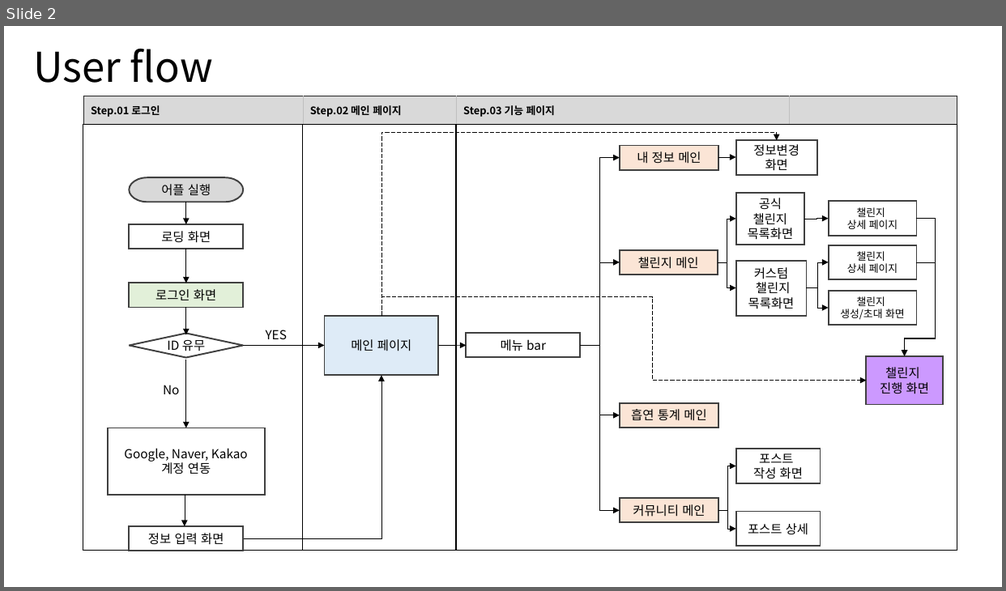
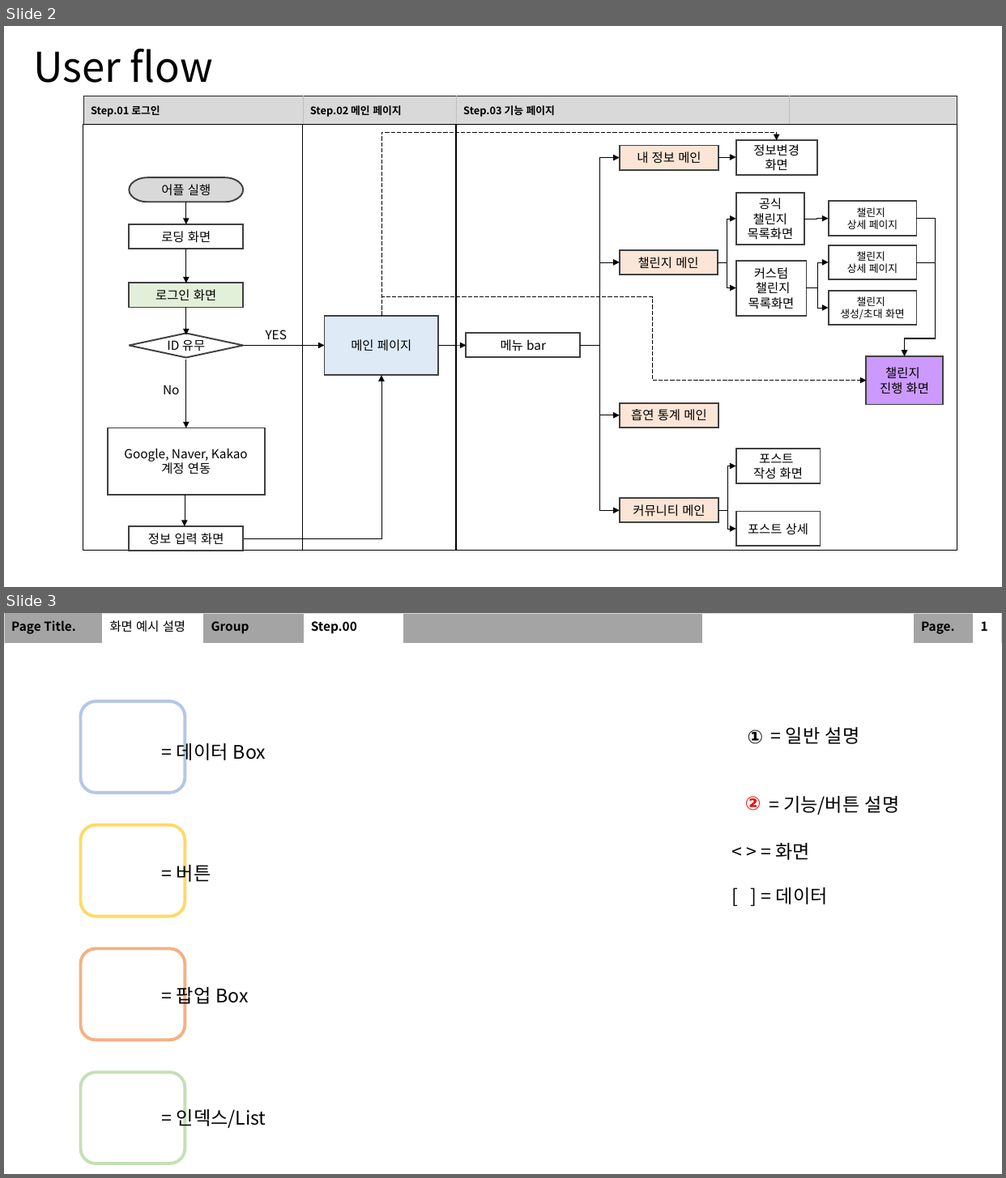
Before and after one commit to SeolMyeongJae/KSA-final-project, a slide deck: 06-최종산출물/UI 및 화면 설계.pptx. Shown one above the other, each under a label of ours: slide 2 before the commit, slides 2 and 3 after it. The pictures are 1006x591 and 1006x1178 pixels, drawn with LibreOffice and Linux fonts; fonts in the diff are those of the drawing. Boxes give left, top, right and bottom in pixels: in the first picture for what was removed or moved away, otherwise in the second. Text is boxed around its words. In the diff, an @@ line names an element or a change of style, - is before the commit and + after.

Commit message:
스토리보드 및 화면설계(1차 완성) Ver 0.1

```diff
--- a/06-최종산출물/UI 및 화면 설계.pptx
+++ b/06-최종산출물/UI 및 화면 설계.pptx
@@ slide 3 added at (4, 613, 1002, 1174), background #FFFFFF @@
@@ table added at (4, 613, 1000, 644), 1 rows, 10 columns @@
+Page Title. | 화면 예시 설명 | Group | Step.00 |  |  |  |  | Page. | 1
@@ rounded rectangle added at (80, 701, 185, 793), outline #B4C7E7 3 pt @@
@@ text added at (748, 730, 764, 744), 18 pt, text #000000, bold @@
+①
@@ text added at (786, 727, 860, 744), 18 pt, text #000000 @@
+= 일반 설명
@@ text added at (177, 739, 266, 763), 18 pt, text #000000 @@
+= 데이터 Box
@@ text added at (745, 796, 761, 811), 18 pt, text #FF0000, bold @@
+②
@@ text added at (783, 796, 900, 815), 18 pt, text #000000 @@
+= 기능/버튼 설명
@@ rounded rectangle added at (80, 825, 185, 916), outline #FFD966 3 pt @@
@@ text added at (776, 843, 828, 905), 18 pt, text #000000 @@
+< > = 화면
+[ ] = 데이터
@@ text added at (177, 862, 211, 885), 18 pt, text #000000 @@
+= 버튼
@@ rounded rectangle added at (80, 949, 185, 1041), outline #F4B183 3 pt @@
@@ text added at (177, 984, 249, 1007), 18 pt, text #000000 @@
+= 팝업 Box
@@ rounded rectangle added at (80, 1072, 185, 1164), outline #C5E0B4 3 pt @@
@@ text added at (177, 1105, 266, 1129), 18 pt, text #000000 @@
+= 인덱스/List
```
Also in this commit, not shown: 16 slides changed, 14 other slides added.
